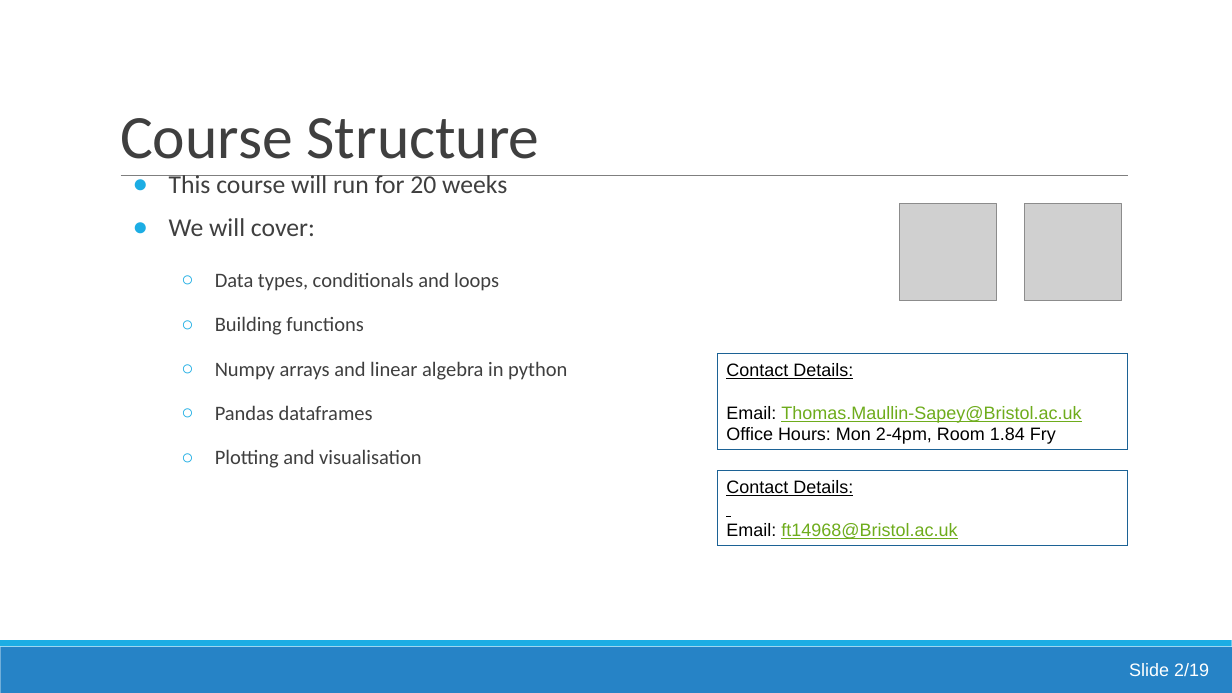
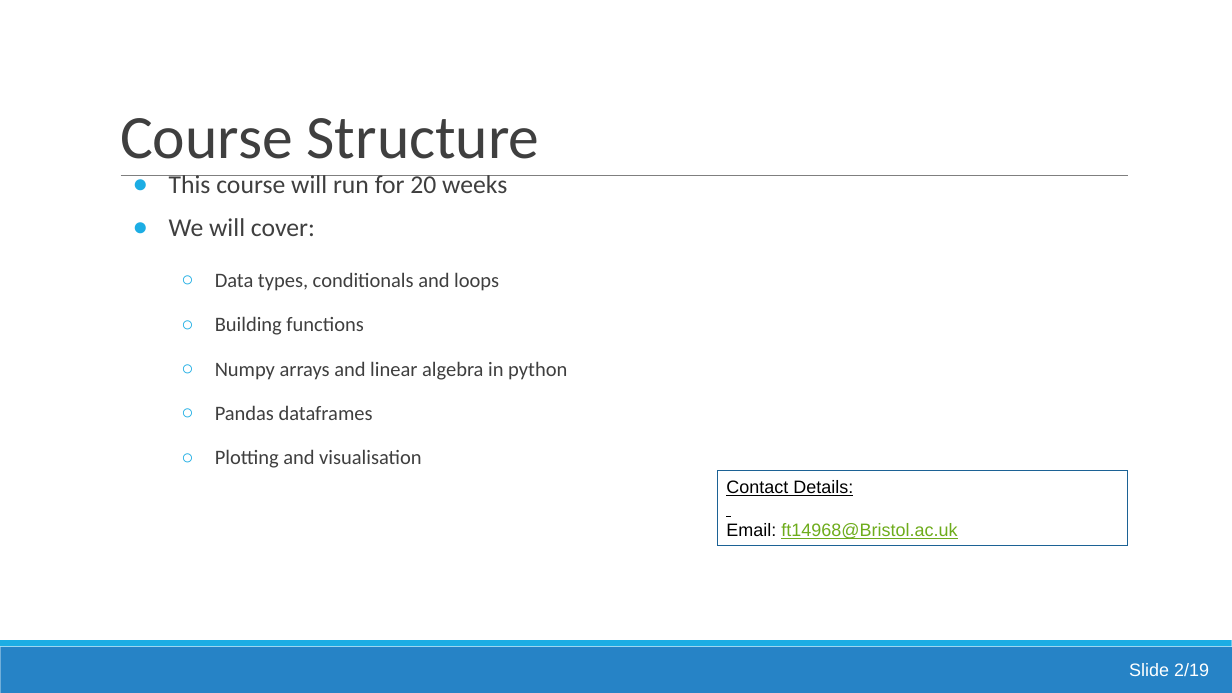
Before and after one commit to FTurci/intro-coding-data-analysis-mirror, a slide deck: slide 19 of 01/Lecture1_Introduction_And_Data_Types.pptx (slide 21 before the commit). Drawn at 1232x693 pixels with LibreOffice and Linux fonts; fonts in the diff are those of the drawing; grey boxes stand for pictures. Boxes give left, top, right and bottom in pixels: in the first picture for what was removed or moved away, otherwise in the second. Text is boxed around its words. In the diff, an @@ line names an element or a change of style, - is before the commit and + after.

```diff
--- a/01/Lecture1_Introduction_And_Data_Types.pptx
+++ b/01/Lecture1_Introduction_And_Data_Types.pptx
@@ picture removed at (899,203,996,300) @@
@@ picture removed at (1025,203,1122,300) @@
@@ rectangle removed at (717,354,1128,450) @@
-Contact Details:
-Email: Thomas.Maullin-Sapey@Bristol.ac.uk
-Office Hours: Mon 2-4pm, Room 1.84 Fry
```
Also in this commit, not shown: 6 other slides changed, 7 slides removed.
